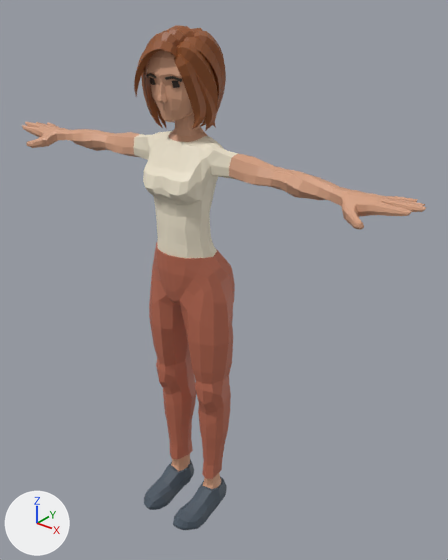
Renders of the glTF model src/admin/commander/entorno/models/pulse.glb from each side of a commit.
Camera for both pictures: a camera (50 mm lens) standing at (1.348, -1.55, 1.969) and looking at (0.086, 0.028, 0.99). Every picture has the same lights, and +X, +Y and +Z are marked at lower left. The picture after the commit comes second. Vertices at exactly the same position are counted once.

Names of what the first picture shows: 'Casual_Body', 'Casual_Feet', 'Casual_Head', 'Casual_Legs'.
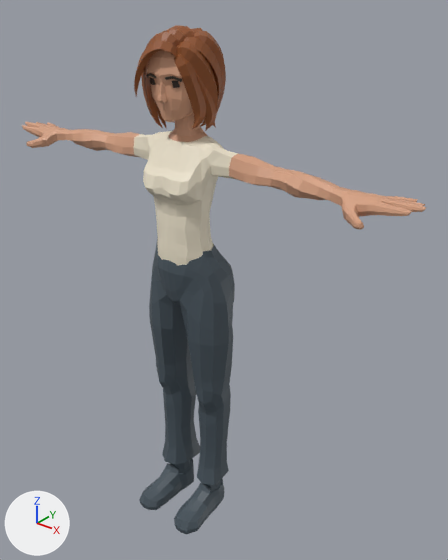
Pixel boxes (x1, y1, x2, y2) of what changed, in the pictures (448 x 560 px; the box of a moved part takes in the faces that stretch with it):
'Casual_Legs', reshaped: before (149, 242, 235, 479); after (149, 238, 235, 485)
'Casual_Feet', reshaped: before (144, 454, 227, 530); after (139, 459, 224, 534)
part 1 of me_cube_070, moved or reshaped: before (173, 473, 227, 530); after (174, 479, 224, 534)
part 2 of me_cube_070, moved or reshaped: before (144, 454, 194, 510); after (139, 459, 194, 510)
part 3 of me_cube_038, moved or reshaped: before (163, 392, 230, 479); after (162, 392, 230, 485)
part 4 of me_cube_038, moved or reshaped: before (154, 242, 226, 287); after (154, 238, 226, 287)
part 5 of me_cube_038, moved or reshaped: (154, 347, 232, 396) in both
part 6 of me_cube_038, recoloured (orange to greyish blue): (149, 244, 235, 479) in both

The change in detail:
Material 'Tailoring_Black' (mat_tailoring_black) is new.
Its base color is (0.065, 0.089, 0.109) (greyish blue #48545d).
me_cube_070 is used by ob_casual_feet; location (0.0, 0.0, 0.0).
me_cube_070 had 280 vertices, 538 faces and spanned x -0.142..0.142, y -0.271..0.015, z -0.009..0.184.
me_cube_070 no longer uses material mat_skin (beige #d5a081).
me_cube_070 no longer uses material mat_grey (greyish blue #4d5965).
me_cube_070 now has 272 vertices, 522 faces and spans x -0.154..0.154, y -0.271..0.005, z -0.002..0.192.
me_cube_070 part 1: 1 vertex moved within x 0.058, y -0.043, z 0.148; 137 vertices removed from x 0.039..0.142, y -0.271..0.015, z -0.009..0.184; 133 vertices added at x 0.034..0.154, y -0.271..0.005, z -0.002..0.192.
me_cube_070 part 2: 1 vertex moved within x -0.058, y -0.043, z 0.148; 137 vertices removed from x -0.142..-0.039, y -0.271..0.015, z -0.009..0.184; 133 vertices added at x -0.154..-0.034, y -0.271..0.005, z -0.002..0.192.
me_cube_070 gains material mat_tailoring_black (greyish blue #48545d).
me_cube_038 is used by ob_casual_legs; location (0.0, 0.0, 0.0).
me_cube_038 had 355 vertices, 706 faces and spanned x -0.18..0.18, y -0.173..0.059, z 0.146..1.134.
me_cube_038 now has 357 vertices, 696 faces and spans x -0.18..0.18, y -0.17..0.059, z 0.148..1.159.
me_cube_038 part 3: 88 vertices moved from x -0.147..0.147, y -0.104..0.012, z 0.146..0.376 to x -0.148..0.148, y -0.131..0.028, z 0.148..0.39.
me_cube_038 part 4: 24 vertices moved from x -0.113..0.113, y -0.173..0.006, z 1.08..1.134 to x -0.116..0.116, y -0.167..0.004, z 1.08..1.157; 9 vertices removed from x -0.103..0.103, y -0.172..-0.009, z 1.127..1.133; 11 vertices added at x -0.106..0.106, y -0.163..0.0, z 1.132..1.159.
me_cube_038 part 5: 18 vertices moved from x -0.157..0.157, y -0.129..0.005, z 0.628..0.636 to x -0.162..0.162, y -0.135..0.011, z 0.635..0.644.
me_cube_038 part 6: 670 faces spanning x -0.18..0.18, y -0.17..0.059, z 0.148..1.157 switch from mat_orange (orange #bb6b53) to mat_tailoring_black (greyish blue #48545d).
